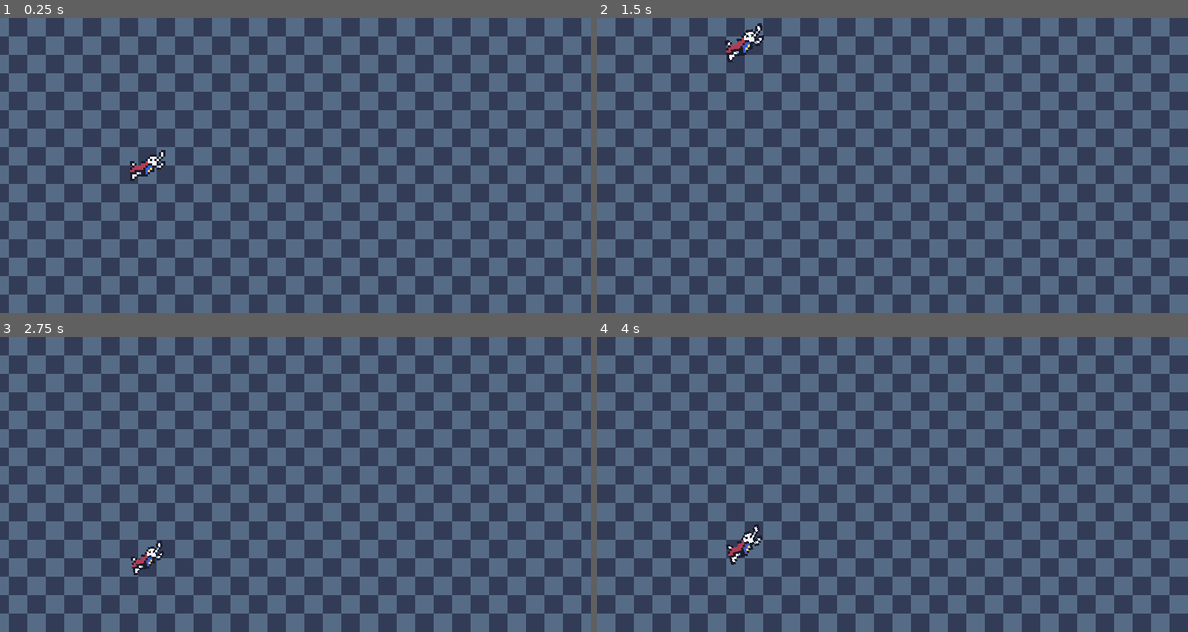
Above: before the commit, frames 1-4 (two rows, left to right).
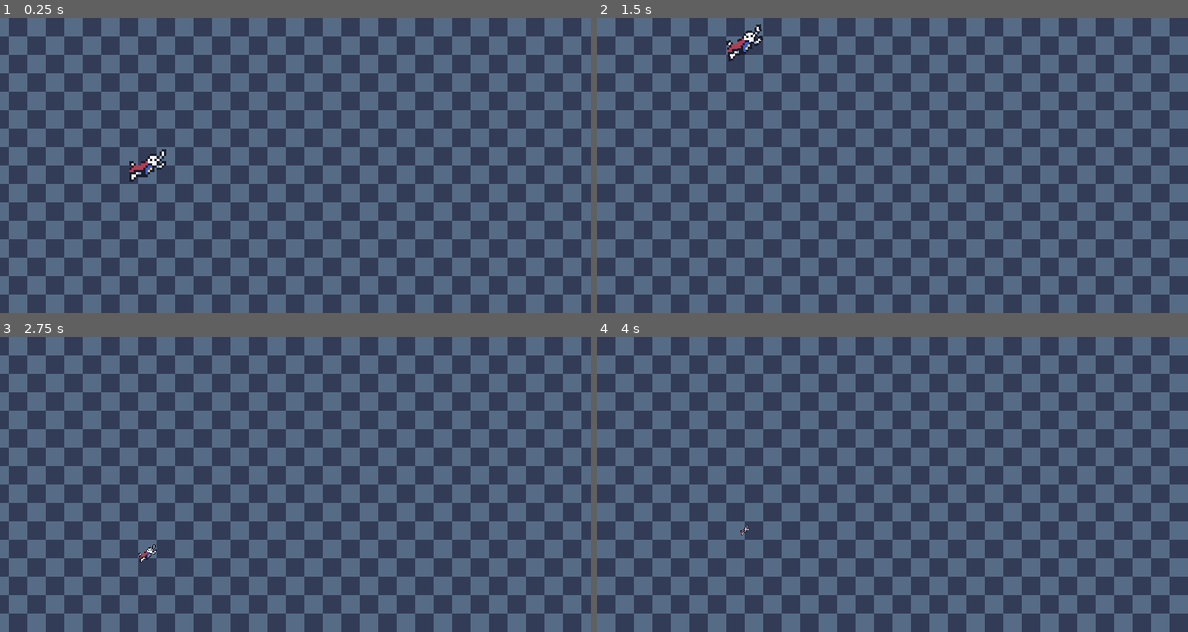
Above: after the commit, the same moments.

Repository: shadow-crafter/Super-Scale-Man
Game: Godot game, scene res://Scenes/game.tscn
Same seed, same stepped clock (60 frames per second), same inputs: the game is played once before the commit and once after it.
Inputs (mouse positions are in pixels of both pictures, inside the frame that each line leads up to):
- Up to frame 1 (0.25 s): no input
- Up to frame 2 (1.5 s): move the mouse to (1022, 150) at 0.52 s; hold W (Move_up) 0.53-1.28 s; right-click (1022, 150) at 0.6 s; move the mouse to (774, 180) at 1.27 s; hold S (Move_down) from 1.28 s (still down); click (774, 180) at 1.35 s
- Up to frame 3 (2.75 s): right-click (177, 499) at 1.55 s; move the mouse to (354, 419) at 2.02 s; release S (Move_down) at 2.03 s; hold W (Move_up) from 2.03 s (still down); right-click (354, 419) at 2.1 s
- Up to frame 4 (4 s): move the mouse to (862, 543) at 2.77 s; right-click (862, 543) at 2.85 s; move the mouse to (1069, 528) at 3.52 s; release W (Move_up) at 3.53 s; hold S (Move_down) from 3.53 s (still down); click (1069, 528) at 3.6 s; right-click (1069, 528) at 3.8 s

The runs differ from the first frame. In frame 1, less than 0.1% of the frame differs, in the area x 21-29%, y 44-56%; in frame 2, 0.1%; in frame 3, 0.3%; in frame 4, 0.4%, in the area x 21-28%, y 63-78%.

Commit message:
Add player scaledown
Removed slowly scaling down.
Instead, click or right click to scale up and down.
May change later.

Diff:
--- a/Scenes/Player/player.gd
+++ b/Scenes/Player/player.gd
@@ -12,7 +12,7 @@
 @onready var sprite: Sprite2D = $Sprite2D
 
 func _physics_process(delta: float) -> void:
-	scale_player(delta)
+	scale_player()
 	move_player(delta)
 	screenwrap()
 
@@ -27,11 +27,11 @@
 
 	move_and_slide()
 
-func scale_player(delta: float) -> void:
+func scale_player() -> void:
 	if Input.is_action_just_pressed("Scale_up"):
 		tmp_scale += 0.5
-	else:
-		tmp_scale = move_toward(tmp_scale, 0.15, 0.25 * delta)
+	elif Input.is_action_just_pressed("Scale_down"):
+		tmp_scale -= 0.5
 	tmp_scale = clampf(tmp_scale, 0.15, 16)
 	scale = Vector2(tmp_scale, tmp_scale)
 
--- a/project.godot
+++ b/project.godot
@@ -39,8 +39,14 @@
 }
 Scale_up={
 "deadzone": 0.5,
-"events": [Object(InputEventKey,"resource_local_to_scene":false,"resource_name":"","device":-1,"window_id":0,"alt_pressed":false,"shift_pressed":false,"ctrl_pressed":false,"meta_pressed":false,"pressed":false,"keycode":0,"physical_keycode":32,"key_label":0,"unicode":32,"location":0,"echo":false,"script":null)
-, Object(InputEventMouseButton,"resource_local_to_scene":false,"resource_name":"","device":-1,"window_id":0,"alt_pressed":false,"shift_pressed":false,"ctrl_pressed":false,"meta_pressed":false,"button_mask":1,"position":Vector2(91, 17),"global_position":Vector2(103, 74),"factor":1.0,"button_index":1,"canceled":false,"pressed":true,"double_click":false,"script":null)
+"events": [Object(InputEventMouseButton,"resource_local_to_scene":false,"resource_name":"","device":-1,"window_id":0,"alt_pressed":false,"shift_pressed":false,"ctrl_pressed":false,"meta_pressed":false,"button_mask":1,"position":Vector2(91, 17),"global_position":Vector2(103, 74),"factor":1.0,"button_index":1,"canceled":false,"pressed":true,"double_click":false,"script":null)
+, Object(InputEventKey,"resource_local_to_scene":false,"resource_name":"","device":-1,"window_id":0,"alt_pressed":false,"shift_pressed":false,"ctrl_pressed":false,"meta_pressed":false,"pressed":false,"keycode":0,"physical_keycode":61,"key_label":0,"unicode":61,"location":0,"echo":false,"script":null)
+]
+}
+Scale_down={
+"deadzone": 0.5,
+"events": [Object(InputEventMouseButton,"resource_local_to_scene":false,"resource_name":"","device":-1,"window_id":0,"alt_pressed":false,"shift_pressed":false,"ctrl_pressed":false,"meta_pressed":false,"button_mask":2,"position":Vector2(183, 32),"global_position":Vector2(195, 89),"factor":1.0,"button_index":2,"canceled":false,"pressed":true,"double_click":false,"script":null)
+, Object(InputEventKey,"resource_local_to_scene":false,"resource_name":"","device":-1,"window_id":0,"alt_pressed":false,"shift_pressed":false,"ctrl_pressed":false,"meta_pressed":false,"pressed":false,"keycode":0,"physical_keycode":45,"key_label":0,"unicode":45,"location":0,"echo":false,"script":null)
 ]
 }
 
